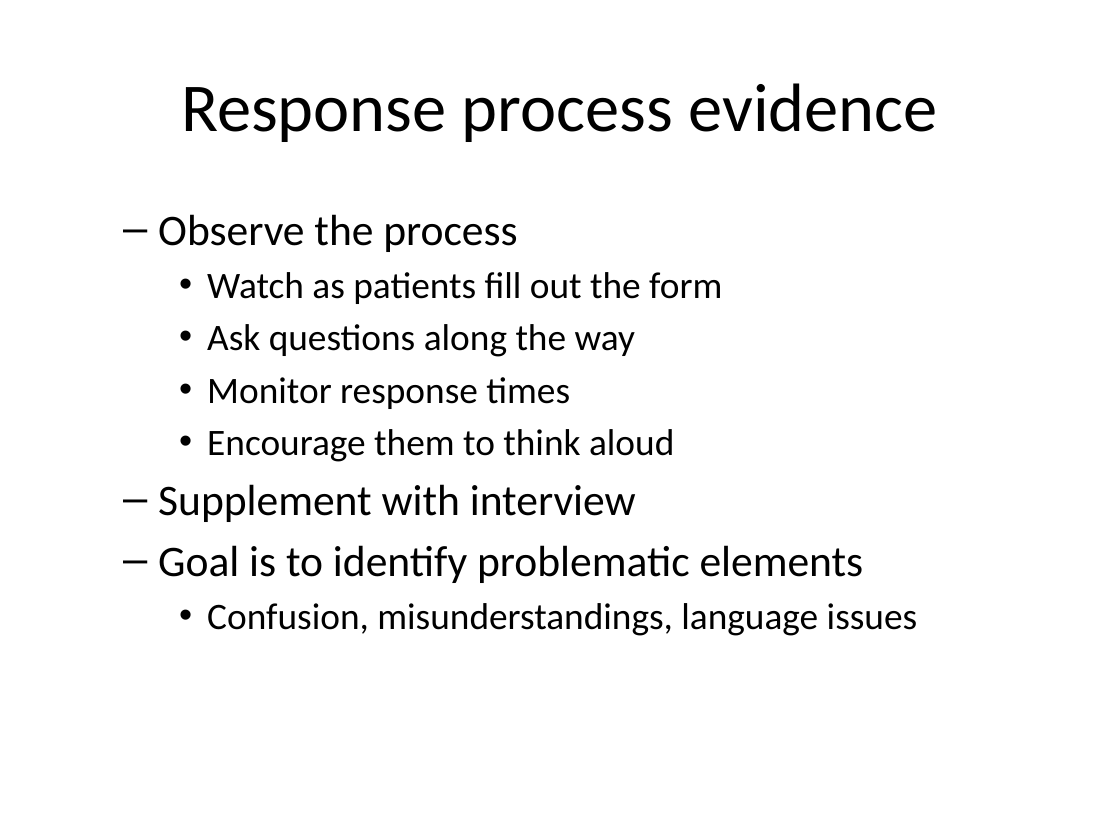
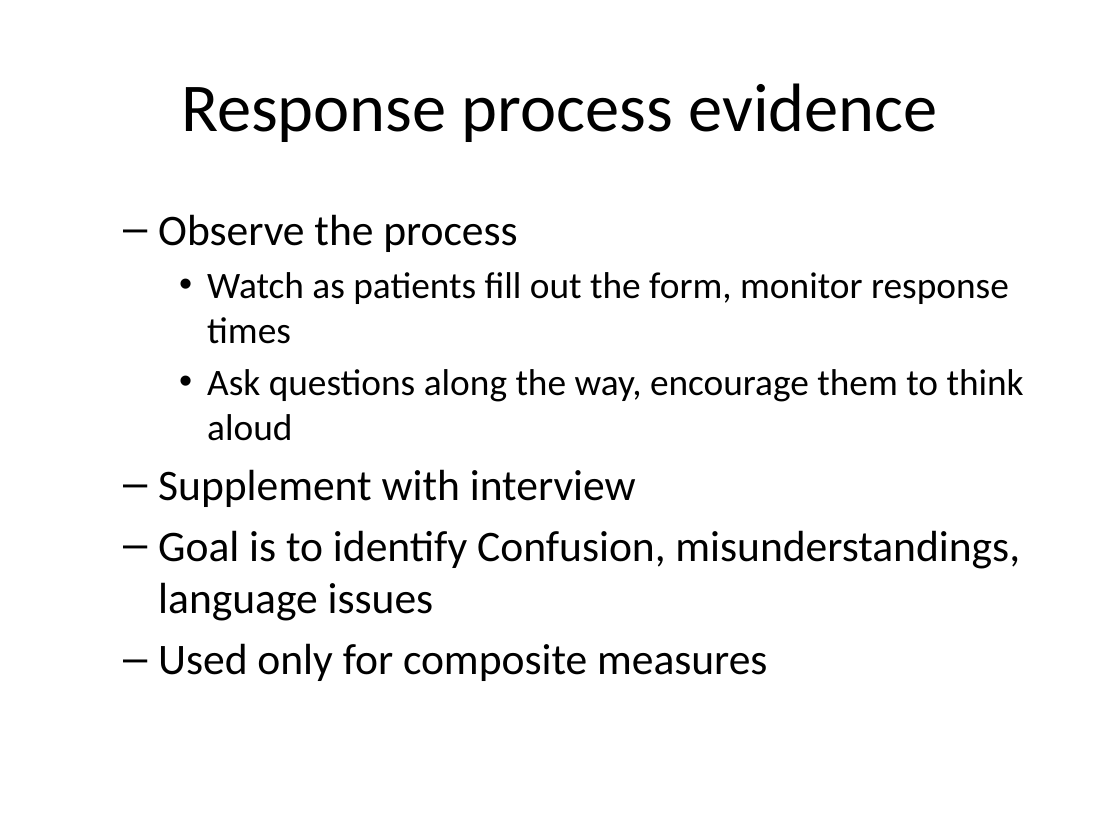
Before and after one commit to pmean/reliability-and-validity, a slide deck: slide 28 of src/rav.pptx (slide 27 before the commit). Drawn at 1120x840 pixels with LibreOffice and Linux fonts; fonts in the diff are those of the drawing. Boxes give left, top, right and bottom in pixels: in the first picture for what was removed or moved away, otherwise in the second. Text is boxed around its words. In the diff, an @@ line names an element or a change of style, - is before the commit and + after.

```diff
--- a/src/rav.pptx
+++ b/src/rav.pptx
@@ text at box(207, 272, 1024, 441): text changed @@
-    • Watch as patients fill out the form
-    • Ask questions along the way
-    • Monitor response times
-    • Encourage them to think aloud
+    • Watch as patients fill out the form, monitor response times
+    • Ask questions along the way, encourage them to think aloud
@@ text at box(158, 530, 1020, 681): text changed; size 24 to 28 pt @@
-  – Goal is to identify problematic elements
-    • Confusion, misunderstandings, language issues
+  – Goal is to identify Confusion, misunderstandings, language issues
+  – Used only for composite measures
```
Also in this commit, not shown: 15 other slides changed, 18 slides added, 5 slides removed, 3 other files.
